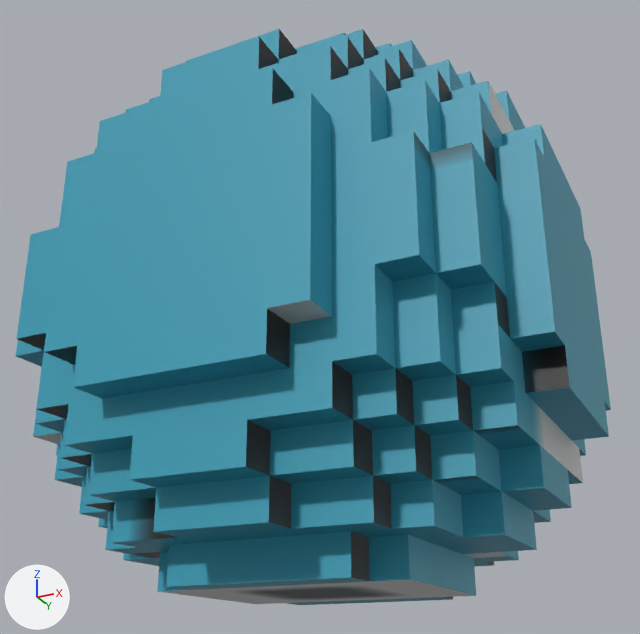
The FBX model Assets/Models/Environment 1/props_live/eye.fbx as it was, and as the next commit left it.
Both versions are drawn from a camera (50 mm lens) standing at (1.0254, -4.3264, 0.8999) and looking at (0.9155, -4.1065, 0.9989). Lighting does not change. The marker at lower left points along +X, +Y and +Z. Where no turn or scale is listed for an object, it has been applied to the vertices.

The first picture shows 'eye'.
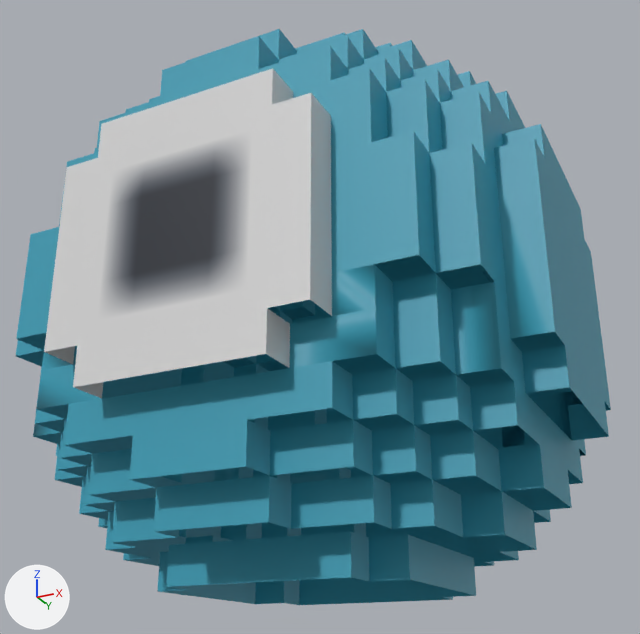
The newer file is also turned or shifted as a whole; pictures and numbers use the older file's frame.

Diff of the bpy script that builds the scene:
```diff
--- a/Assets/Models/Environment 1/props_live/eye.fbx.py
+++ b/Assets/Models/Environment 1/props_live/eye.fbx.py
@@ me_eye @@
 # used by ob_eye; location = (0.915, -4.105, 0.995)
-me_eye.from_pydata(...)  # 584 vertices, 486 faces; spans x -0.075..0.075, y -0.075..0.075, z -0.075..0.075
+me_eye.from_pydata(...)  # 576 vertices, 405 faces; spans x -0.075..0.075, y -0.075..0.075, z -0.075..0.075
+# me_eye part 1
+# 8 vertices are removed from x -0.045..0.045, y -0.025..0.025, z -0.065
+# 81 faces are deleted
+# me_eye part 2: 402 kept faces spanning x -0.075..0.075, y -0.075..0.075, z -0.075..0.075 get new texture (UV) coordinates
 me_eye.materials.append(mat_eye_material)
```

Where the change shows, as pixel boxes (x1, y1, x2, y2) in the pictures (640 x 634 px):
part 1 of me_eye, deleted (cyan)
    before: (16, 255, 611, 605)
part 2 of me_eye, surface changed
    both: (17, 29, 611, 599)
